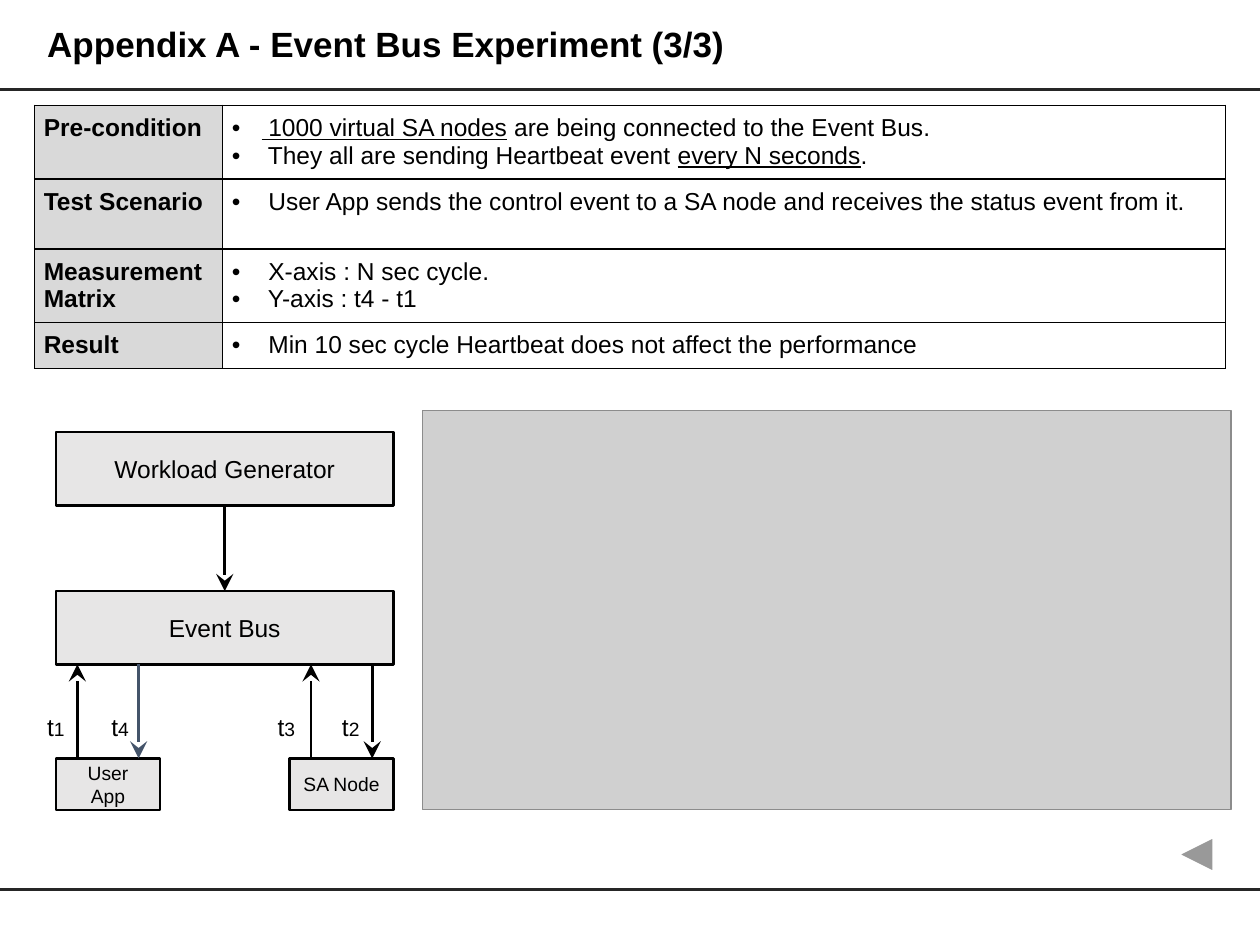
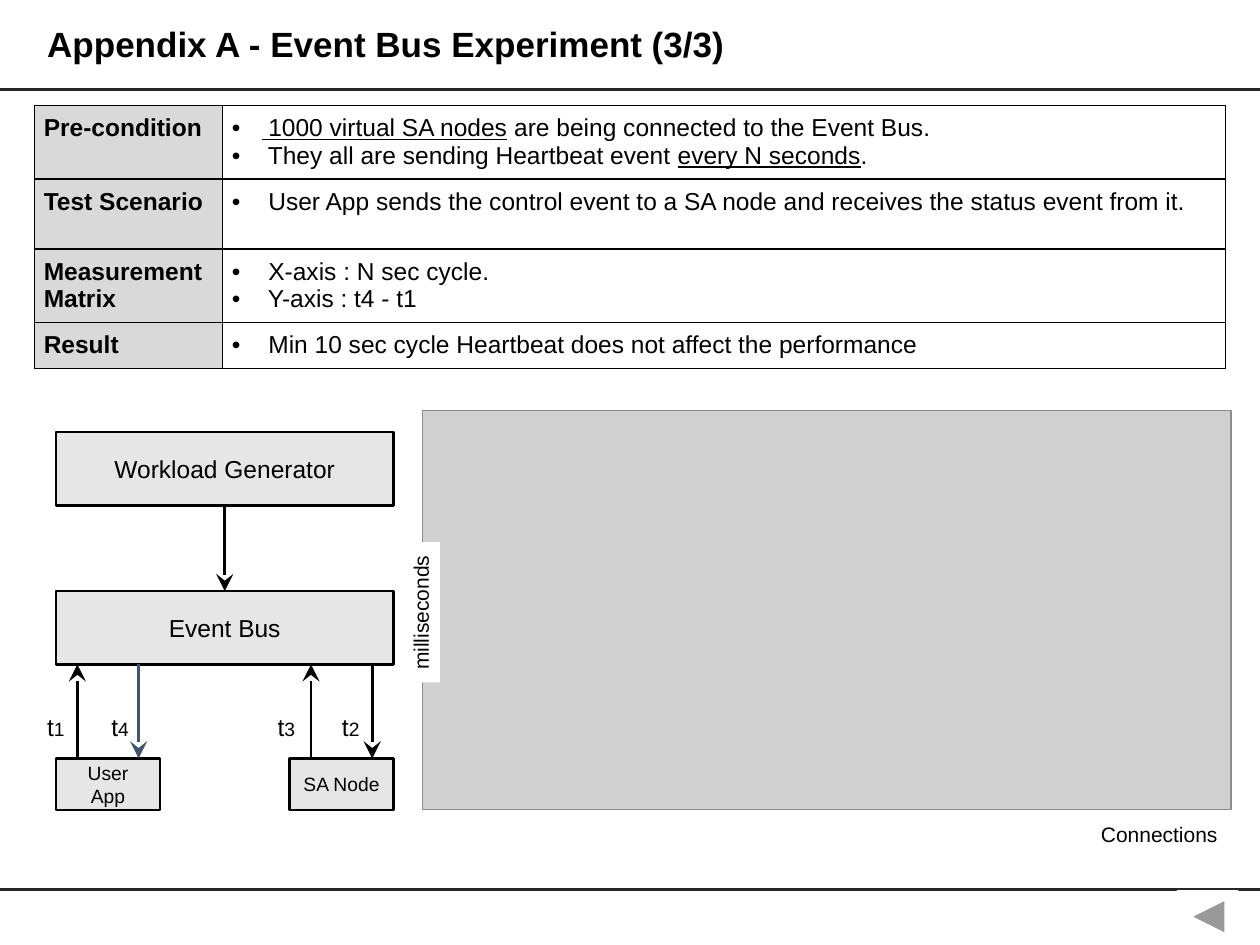
Before and after one commit to junggil/2015_CMU_StudioProject, a slide deck: slide 32 of DOCS/2015-06-24/Team1 Final presentation v0.99.pptx (slide 29 before the commit). Drawn at 1260x945 pixels with LibreOffice and Linux fonts; fonts in the diff are those of the drawing; grey boxes stand for pictures. Boxes give left, top, right and bottom in pixels: in the first picture for what was removed or moved away, otherwise in the second. Text is boxed around its words. In the diff, an @@ line names an element or a change of style, - is before the commit and + after.

```diff
--- a/DOCS/2015-06-24/Team1 Final presentation v0.99.pptx
+++ b/DOCS/2015-06-24/Team1 Final presentation v0.99.pptx
@@ rectangle added at <box>401,542,439,682</box>, fill #FFFFFF, 12 pt, text #000000 @@
+milliseconds
@@ text added at <box>1101,826,1217,843</box>, 12 pt, text #000000 @@
+Connections
@@ action button back previous: place and size @@
-action button back previous at <box>1166,830,1225,879</box>
+action button back previous at <box>1178,892,1237,941</box>
```
Also in this commit, not shown: 21 other slides changed, 3 slides added.
